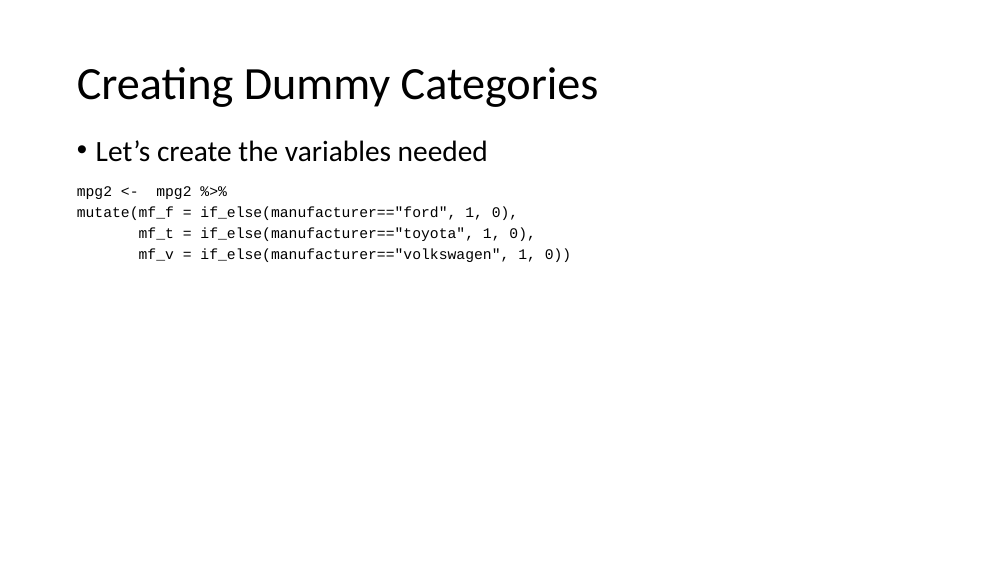
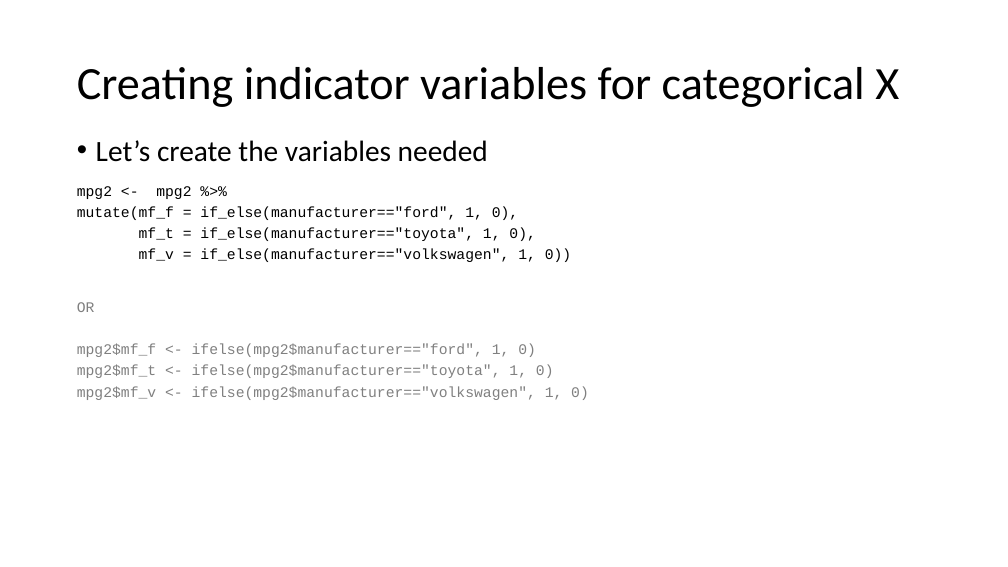
Before and after one commit to USCbiostats/LAsBEST, a slide deck: slide 7 of google-drive/week02/4Thurs/1_Week2_MultipleRegression.pptx. Drawn at 1008x567 pixels with LibreOffice and Linux fonts; fonts in the diff are those of the drawing; background and template pictures are left out. Boxes give left, top, right and bottom in pixels: in the first picture for what was removed or moved away, otherwise in the second. Text is boxed around its words. In the diff, an @@ line names an element or a change of style, - is before the commit and + after.

```diff
--- a/google-drive/week02/4Thurs/1_Week2_MultipleRegression.pptx
+++ b/google-drive/week02/4Thurs/1_Week2_MultipleRegression.pptx
@@ title at (77,67,899,107): text changed @@
-Creating Dummy Categories
+Creating indicator variables for categorical X
@@ text at (77,302,589,400): paragraphs added @@
+OR
+mpg2$mf_f <- ifelse(mpg2$manufacturer=="ford", 1, 0)
+mpg2$mf_t <- ifelse(mpg2$manufacturer=="toyota", 1, 0)
+mpg2$mf_v <- ifelse(mpg2$manufacturer=="volkswagen", 1, 0)
```
Also in this commit, not shown: 15 other slides changed, 1 slide added, 1 slide removed, 1 other file.
